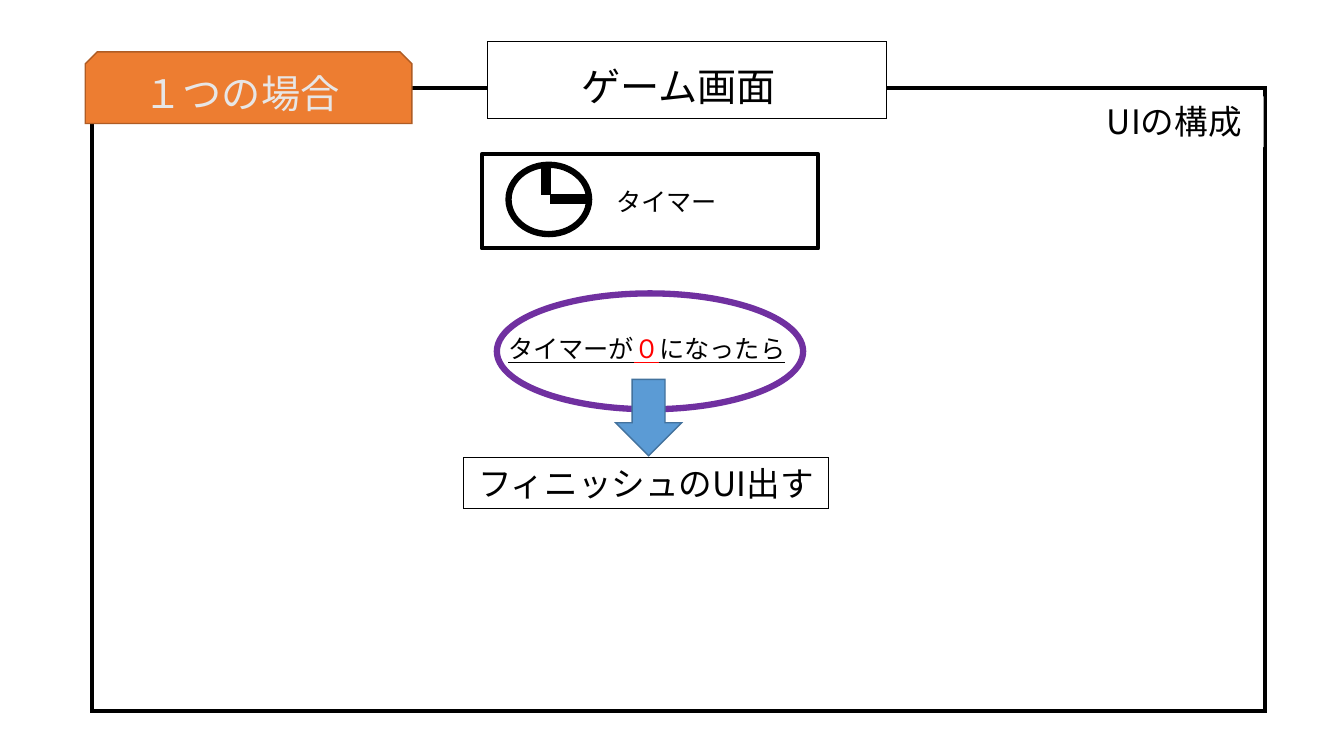
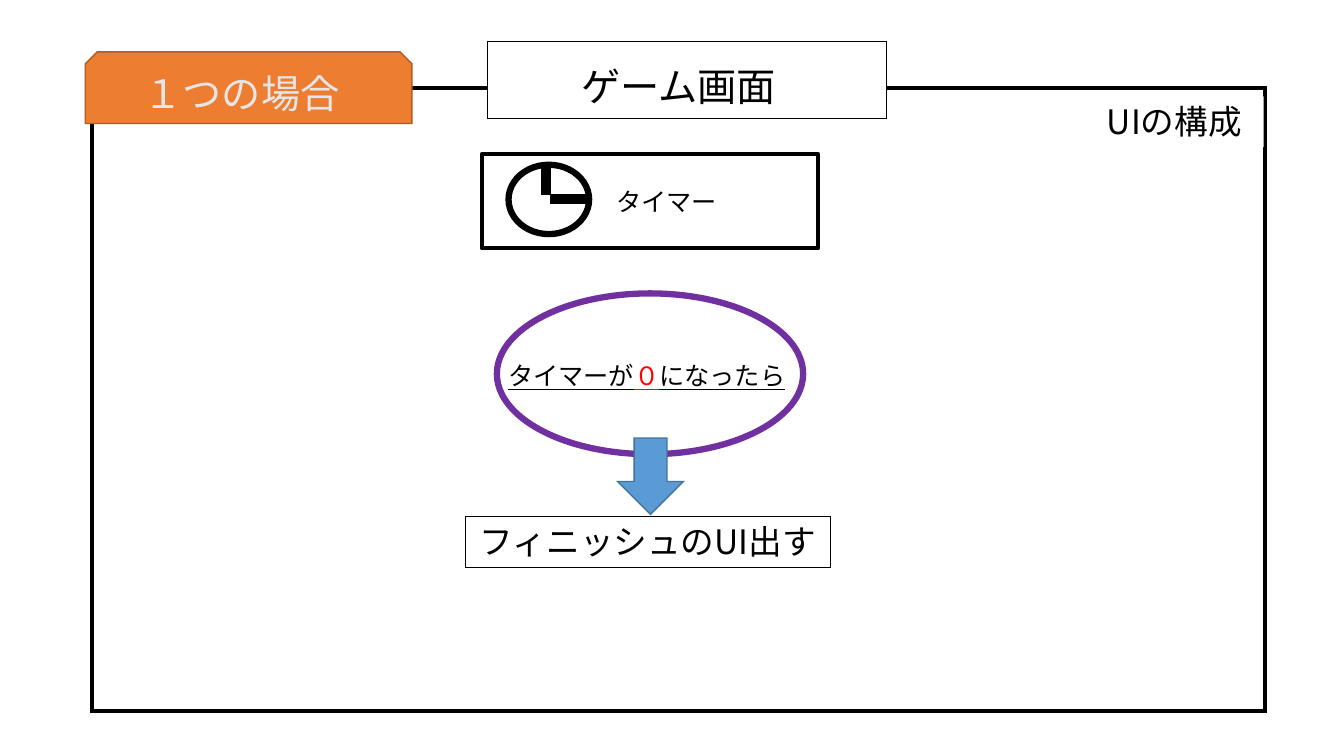
Before and after one commit to MizukiKato0416/sotsugyou_time_kato, a slide deck: slide 13 of 卒業制作_超ぶっ飛び超絶バトロワ（仮）.pptx. Drawn at 1344x756 pixels with LibreOffice and Linux fonts; fonts in the diff are those of the drawing. Boxes give left, top, right and bottom in pixels: in the first picture for what was removed or moved away, otherwise in the second. Text is boxed around its words. In the diff, an @@ line names an element or a change of style, - is before the commit and + after.

```diff
--- a/卒業制作_超ぶっ飛び超絶バトロワ（仮）.pptx
+++ b/卒業制作_超ぶっ飛び超絶バトロワ（仮）.pptx
@@ ellipse resized from (x1=497, y1=293, x2=804, y2=409) to (x1=497, y1=293, x2=804, y2=455) @@
@@ text "タイマーが０になったら" rewrapped from (x1=508, y1=332, x2=785, y2=363) to (x1=508, y1=364, x2=785, y2=390) @@
@@ down arrow moved from (x1=616, y1=379, x2=682, y2=456) to (x1=618, y1=439, x2=684, y2=515) @@
@@ rectangle "フィニッシュのUI出す" moved from (x1=464, y1=458, x2=829, y2=508) to (x1=466, y1=516, x2=831, y2=567) @@
```
Also in this commit, not shown: 1 other slide changed.
